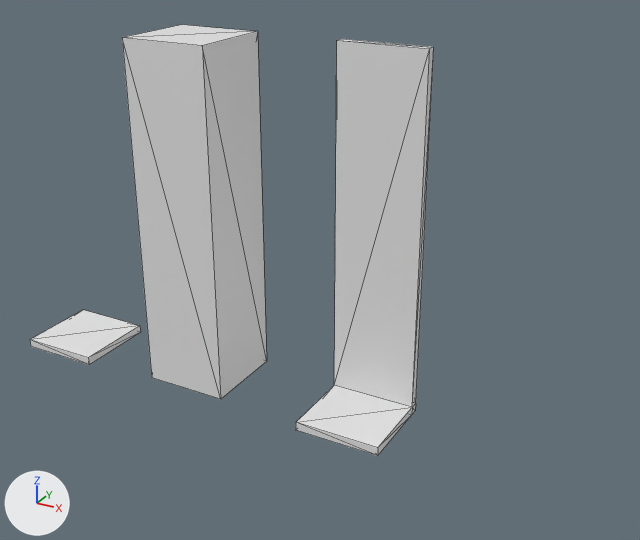
Two versions of the glTF model assets/meshes/grid_library_source.glb, one commit apart.
Before and after are seen from a 50 mm camera at (7.73, -7.64, 5.47) aimed at (3.48, 0.09, 1.6). Arrows for +X, +Y and +Z are at lower left; the lights stay in place. The picture after the commit comes second. Mesh edges are drawn as thin lines.

Names of what the first picture shows: 'Floor', 'Ladder', 'Wall'.
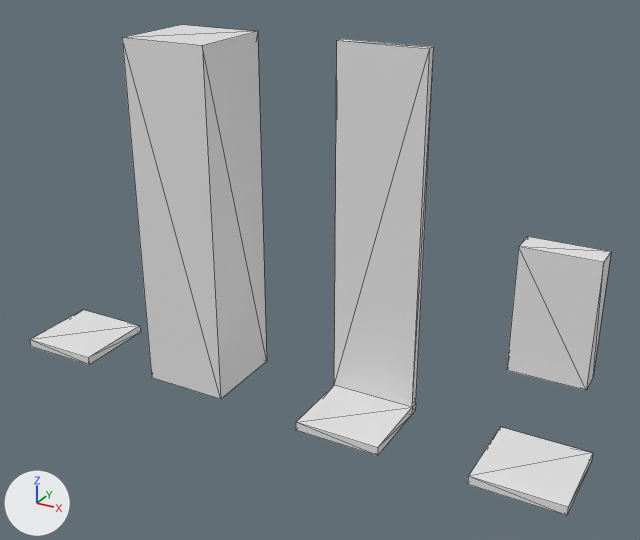
Commit message: new tile type alarm but not integrated into astar yet

Boxes (x1, y1, x2, y2) around the edits, measured in the pictures (640 x 540 px):
'Alarm', added: after (468, 237, 611, 516)

Patch to the scene script:
```diff
--- a/assets/meshes/grid_library_source.glb.py
+++ b/assets/meshes/grid_library_source.glb.py
@@ me_cube_003 @@
+me_cube_003.from_pydata(...)  # a box spanning x -0.5..0.5, y -0.5..0.5, z -0.1..0.0; a box spanning x -0.4..0.4, y 0.18..0.48, z 0.9..2.26
+me_cube_003.materials.append(mat_material)  # white #e7e7e7
@@ ob_alarm @@
+ob_alarm = bpy.data.objects.new('Alarm', me_cube_003)
+ob_alarm.location = (6.0, 0.0, 0.0)
```
